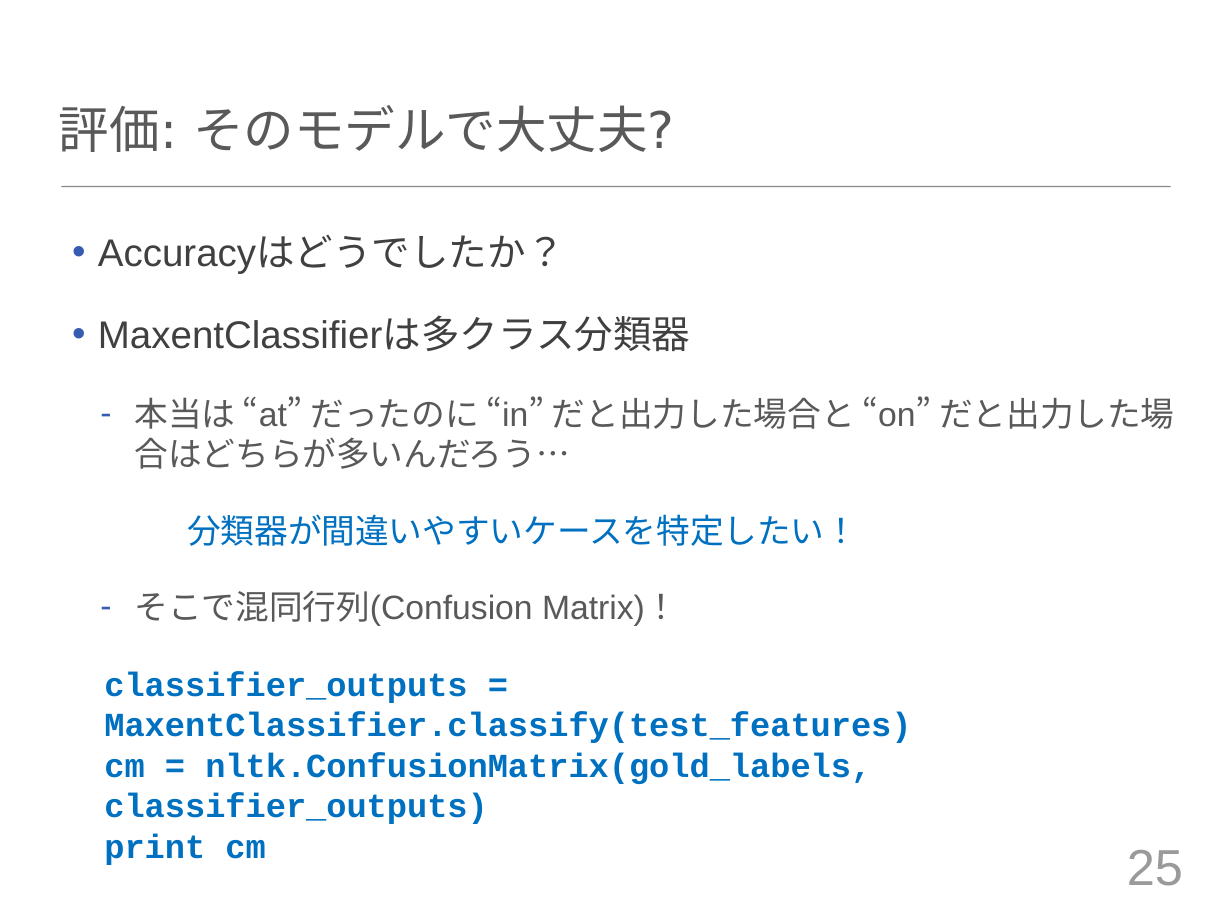
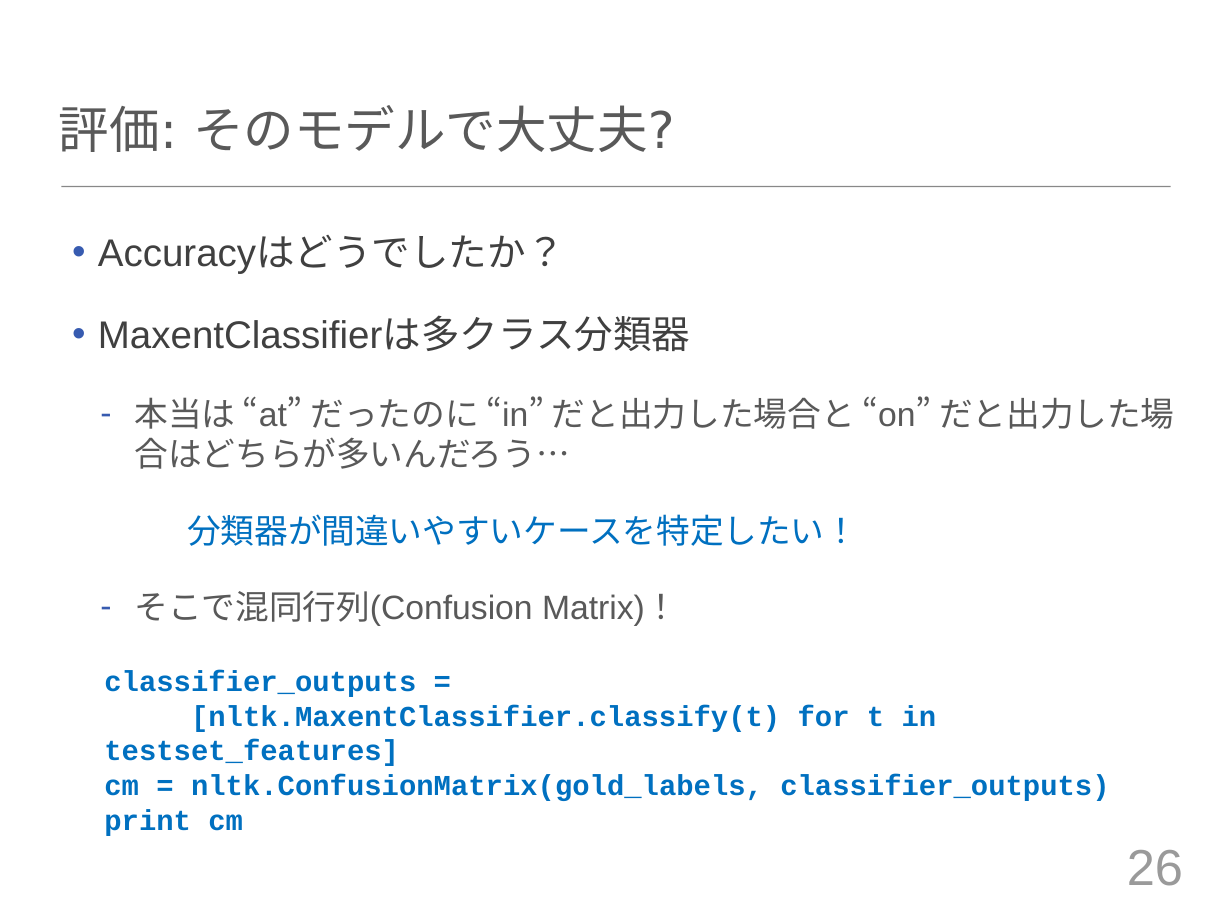
Before and after one commit to tuxedocat/ss2012, a slide deck: slide 26 of ss2012_slide.pptx (slide 25 before the commit). Drawn at 1232x924 pixels with LibreOffice and Linux fonts; fonts in the diff are those of the drawing. Boxes give left, top, right and bottom in pixels: in the first picture for what was removed or moved away, otherwise in the second. Text is boxed around its words. In the diff, an @@ line names an element or a change of style, - is before the commit and + after.

```diff
--- a/ss2012_slide.pptx
+++ b/ss2012_slide.pptx
@@ text at (104, 670, 1109, 836): text changed; size 28 to 24 pt @@
-    classifier_outputs = MaxentClassifier.classify(test_features)
-    cm = nltk.ConfusionMatrix(gold_labels, classifier_outputs)
-    print cm
+    classifier_outputs =
+    [nltk.MaxentClassifier.classify(t) for t in testset_features]
+    cm = nltk.ConfusionMatrix(gold_labels, classifier_outputs)
+    print cm
@@ page number at (1127, 850, 1183, 886): text changed @@
-25
+26
```
Also in this commit, not shown: 9 other slides changed, 2 slides added, 1 slide removed, 4 other files.
